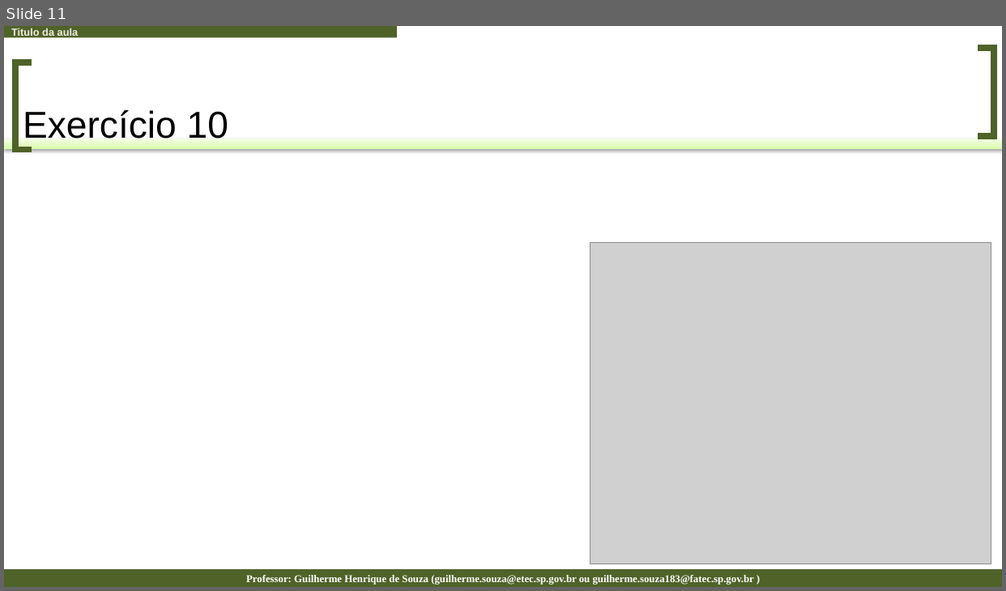
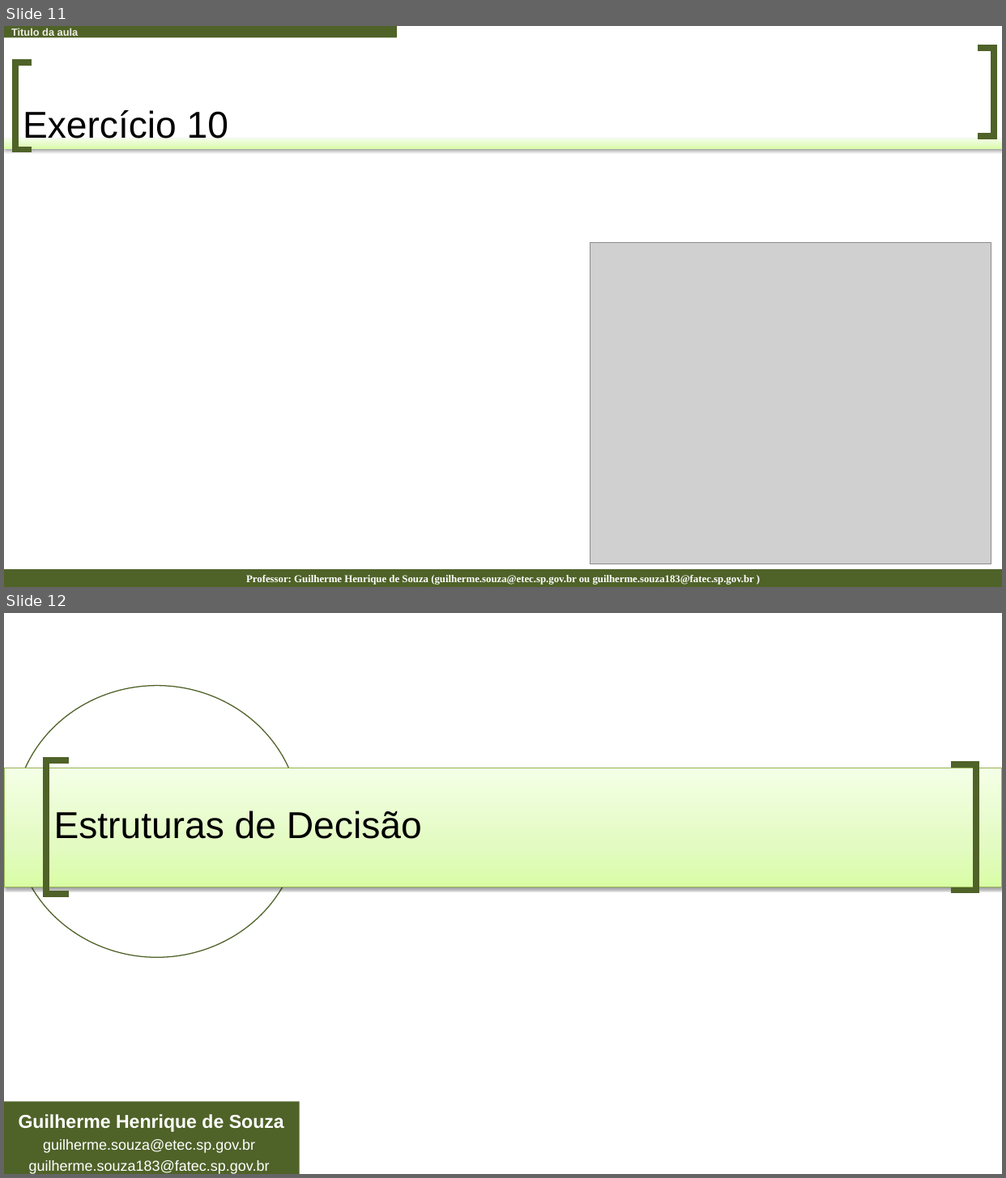
Before and after one commit to guilhermehsouza/AulaReact, a slide deck: Aula 06 - Estudo de Estados no React - Parte 3 - Exercícios.pptx. Shown one above the other, each under a label of ours: slide 11 before the commit, slides 11 and 12 after it. The pictures are 1006x591 and 1006x1178 pixels, drawn with LibreOffice and Linux fonts; fonts in the diff are those of the drawing; grey boxes stand for pictures. Boxes give left, top, right and bottom in pixels: in the first picture for what was removed or moved away, otherwise in the second. Text is boxed around its words. In the diff, an @@ line names an element or a change of style, - is before the commit and + after.

```diff
--- a/Aula 06 - Estudo de Estados no React - Parte 3 - Exercícios.pptx
+++ b/Aula 06 - Estudo de Estados no React - Parte 3 - Exercícios.pptx
@@ slide 12 added at <box>4,613,1002,1174</box>, background #FFFFFF @@
@@ ellipse added at <box>14,686,300,957</box>, outline #4F6228 1 pt @@
@@ rectangle added at <box>4,768,1002,887</box>, fill gradient #DAFDA7 to #E4FCC2 to #F5FFE7, outline #98B955 0.75 pt @@
@@ freeform shape added at <box>47,760,69,894</box>, outline #4F6228 6 pt @@
@@ freeform shape added at <box>951,764,977,890</box>, outline #4F6228 6 pt @@
@@ title added at <box>54,811,422,839</box>, 36 pt, text #000000 @@
+Estruturas de Decisão
@@ rectangle added at <box>4,1102,300,1174</box>, fill #4F6228, 14 pt, text #FFFFFF @@
+Guilherme Henrique de Souza
+guilherme.souza@etec.sp.gov.br
+guilherme.souza183@fatec.sp.gov.br
```
Also in this commit, not shown: 1 other slide added, 6 slides removed, 6 other files.
